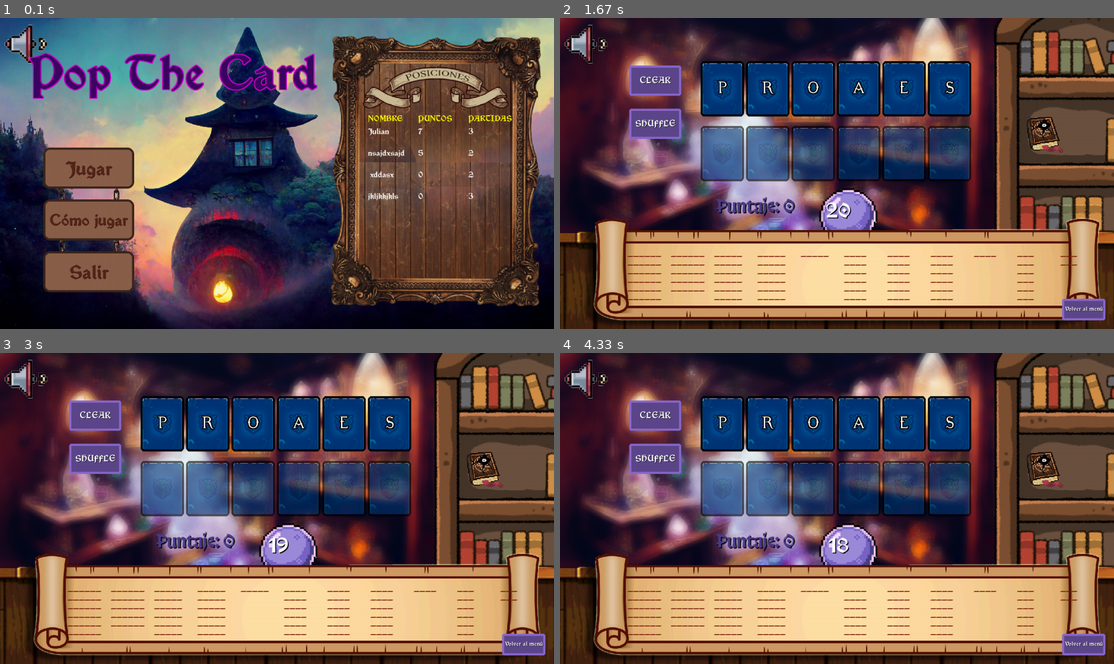
Above: before the commit, frames 1-4 (two rows, left to right).
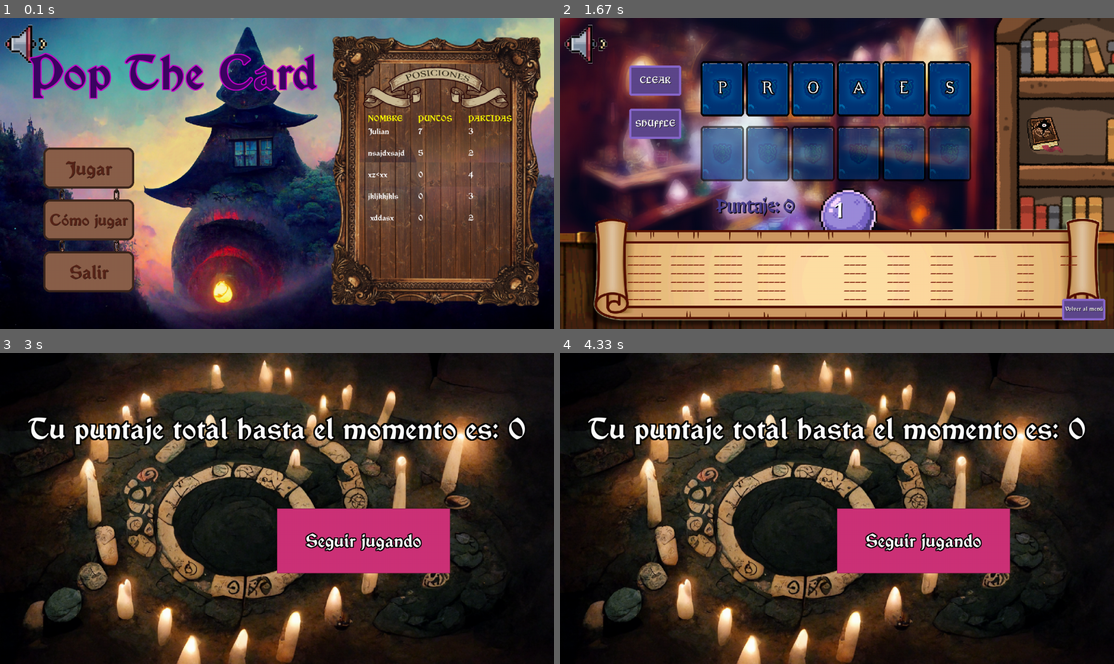
Above: after the commit, the same moments.

Repository: juliancz-a/SP_GRUPO_5_Pygame
Game: pygame game, started from code/main.py
The game is run twice, just before and just after one commit, with the same random seed, the same clock (stepped at 60 frames per second) and the same inputs.
Inputs (mouse positions are in pixels of both pictures, inside the frame that each line leads up to):
- Up to frame 1 (0.1 s): no input
- Up to frame 2 (1.67 s): click "Cómo jugar" at 0.38 s; tap Enter at 0.67 s; press the mouse at (1075, 297) at 1.03 s; move the mouse to (1058, 294) at 1.13 s; release the mouse at (1047, 291) at 1.27 s; click "Jugar" at 1.38 s
- Up to frame 3 (3 s): tap Enter at 1.67, 2.55 s
- Up to frame 4 (4.33 s): tap Enter at 3.98, 4.32 s

The runs differ from the first frame. In frame 1, 0.1% of the frame differs, in the area x 66-86%, y 49-66%; in frame 2, 0.2%; in frame 3, 91%, in the area x 0-100%, y 0-100%; in frame 4, 91%.

Commit message:
assets reconfig v2

Diff:
--- a/code/constantes.py
+++ b/code/constantes.py
@@ -39,27 +39,27 @@
 COMODIN = r"code\data\img\spell_comodin.png"
 COMODIN_HOVER = r"code\data\img\spell_comodin_hover.png"
 CHAINS = r"code\data\img\chains2.png"
+VOLUME_BUTTON = r"code\data\img\volume_button.png"
+VOLUME_MUTE_BUTTON = r"code\data\img\mute_button.png"
 
 MENU_BACKGROUND = r"code\data\img\House 2.png"
-
 PLAY_BACKGROUND_1 = r"code\data\img\play_bg.png"
 PLAY_BACKGROUND_2 = r"code\data\img\play_bg2.png"
 PLAY_BACKGROUND_3 = r"code\data\img\play_bg3.png"
-
 HELP_BACKGROUND = r"code\data\img\Grimoire_blur.jpg"
-
-FINISH_MATCH_BACKGROUND = r"code\data\sound\finishmatch_music.mp3"
+FINISH_MATCH_BACKGROUND = r"code\data\img\Runes 3.png"
 
 # SONIDO
-VOLUME_BUTTON = r"code\data\img\volume_button.png"
-VOLUME_MUTE_BUTTON = r"code\data\img\mute_button.png"
 PRESS_SOUND = r"code\data\sound\press_button.wav"
 PRESS_COMODIN_SOUND = r"code\data\sound\comodin_sound.mp3"
+CARTAS_SOUND = r"code\data\sound\card_click.wav"
+
 MENU_MUSIC = r"code\data\sound\musica_menu.mp3"
 PLAY_MUSIC = r"code\data\sound\play_music.wav"
-CARTAS_SOUND = r"code\data\sound\card_click.wav"
+FINISH_MATCH_MUSIC = r"code\data\sound\finishmatch_music.mp3"
 
-TIEMPO_LIMITE = 20
+#MAX_TIME_MATCH
+TIEMPO_LIMITE = 1
 
 #CONFIG PATH
 SCOREBOARD_PATH = r"code\data\config\scoreboard.csv"
--- a/code/data/config/assets_cfg.py
+++ b/code/data/config/assets_cfg.py
@@ -52,8 +52,7 @@
 MENU_ASSETS = [play_button, help_button, quit_button, menu_title, menu_volume_button, menu_background, menu_chains]
 
 
-# PLAY WINDOW ASSETS
-
+# PLAY SCENE ASSETS
 back_button = {"box": Box((1160,650), (100,50)),
               "colors": ["mediumpurple4", "mediumpurple3", "mediumpurple3"],
               "config": [5, 5],
@@ -76,8 +75,8 @@
 
 join_button = {"box": Box((750,390), (160,70)),
                "colors": ["mediumpurple4", "mediumpurple3", "mediumpurple3"],
-               "config" : [5, 5],
-               "text" : ["¡Unir!", "white", FUENTE_1, 40, True]
+               "config" : [],
+               "text" : []
                }
 
 timer = {"box": Box((618, 420), (50,50)),
@@ -96,16 +95,18 @@
 
 volume_button = {"image" : Image(VOLUME_BUTTON, (10, 10), (100,100))}
 
-background = {"image" : Image(PLAY_BACKGROUND_1, (0,0), (1280,720))}
+play_background = {"image" : Image(PLAY_BACKGROUND_1, (0,0), (1280,720))}
+
+
+PLAY_ASSETS = [back_button, clear_button, shuffle_buton, join_button, timer, score_text, comodin_button, volume_button, play_background]
 
 
 
-PLAY_ASSETS = [back_button, clear_button, shuffle_buton, join_button, timer, score_text, comodin_button, volume_button, background]
-
+#FINISH MATCH SCENE ASSETS
 continue_button = {
                   "box": Box((640, 360), (400,150)),
                   "colors": ["violetred3", "violetred4", "violetred4"],
-                  "config": [],
+                  "config": [1,1],
                   "text": ["Seguir jugando", "white", FUENTE_1, 30, "border", 2, "black", True]
                   }
 
@@ -113,11 +114,20 @@
                   "box": Box( (213, 360), (400,150)),
                   "colors": ["violetred3", "violetred4", "violetred4"],
                   "config": [],
-                  "text": ["Definir puntaje", "white", FUENTE_1, 40, "border", 2, "black", True]
+                  "text": []
                   }
 
-FINISH_MATCH_ASSETS = [continue_button, finish_button]
+score_text = {"box" : Box((230, 100), (400,150)),
+              "colors": [],
+              "config" : [],
+              "text" : []}
 
+finish_match_bg = {"image" : Image(FINISH_MATCH_BACKGROUND, (0,0), (1280,720))}
+
+FINISH_MATCH_ASSETS = [continue_button, finish_button, score_text, finish_match_bg]
+
+
+#SET SCORE SCENE ASSETS
 input_box = {
             "box" : Box((500, 500), (275,50)),
             "colors" : ["white", "grey66", "grey1"],
@@ -136,16 +146,31 @@
 }
 REGISTER_SCORE_ASSETS = [input_box, game_over_title]
 
-
+#HELP SCENE ASSETS
 back_button = {"box": Box((1110,600), (150,100)),
               "colors": ["mediumpurple4", "mediumpurple3", "mediumpurple3"],
               "config": [5, 5],
               "text": ["Volver al menú", "white", FUENTE_1, 40, "shadow", 1, "black", True],
               "interaction" : True
               }
+comodin_img = {"image" : Image (COMODIN, (580, 505), (100, 100)),
+               "interaction" : False
+               }
 
-HELP_ASSETS = [back_button]
+shuffle_img = {"image" : Image (r"code\data\img\shuffle_button.png", (400, 500), (160, 100)),
+                "interaction" : False
+               }
 
+clear_img = {"image" : Image (r"code\data\img\clear_button.png", (690, 500), (160, 100)),
+              "interaction" : False}
+
+help_background = {"image" : Image(HELP_BACKGROUND, (0,0), (1280,720)),
+               "interaction" : False}
+
+HELP_ASSETS = [back_button, comodin_img, shuffle_img, clear_img, help_background]
+
+
+#ALL GAME ASSETS
 game_assets = {
     "menu" : MENU_ASSETS,
     "play" : PLAY_ASSETS,
--- a/code/data/config/scoreboard.csv
+++ b/code/data/config/scoreboard.csv
@@ -1,5 +1,6 @@
 nombre,puntos,partidas
 Julian,7,3
 nsajdxsajd,5,2
+xz<xx,0,4
+jkljkkjkls,0,3
  xddasx,0,2
-jkljkkjkls,0,3
--- a/code/game_states/class_finish_match.py
+++ b/code/game_states/class_finish_match.py
@@ -8,48 +8,47 @@
 class FinishMatch:
     def __init__(self, surface:pygame.Surface, match, score, finish_match_assets) -> None:
         self.surface = surface
-        self.finish_match_assets = finish_match_assets
-
         self.match = match
-        self.background = Image(r"code\data\img\finish_match_bg.png", (0,0), self.surface.get_size())
         self.music = self.set_music()
 
+        self.assets_config = finish_match_assets
+        self.assets = self.init_assets()
+
         self.score = score
-        self.continue_button = self.finish_match_assets[0]["box"]
-        self.finish_button = self.finish_match_assets[1]["box"]
-        self.score_text = Box((230, 100), (400,150))
-
-        self.box_list = [self.continue_button]
-        self.image_list = [self.background]
-
-
-
         self.option = None
 
+    def init_assets(self):
+        assets = {"continue_button" : self.assets_config[0]["box"],
+                  "finish_button" : self.assets_config[1]["box"],
+                  "score_text" : self.assets_config[2]["box"],
+                  "background" : self.assets_config[3]["image"]}
+
+        return assets
+
     def render(self):
-        set_buttons_colors(self.box_list, self.finish_match_assets)
-        self.finish_button.set_color(*self.finish_match_assets[1]["colors"])
+        buttons = [self.assets["continue_button"], self.assets["finish_button"]]
+        set_buttons_colors(buttons, self.assets_config)
 
-        self.score_text.rectangulo.centerx = self.surface.get_width() // 2
+        self.assets["score_text"].rectangulo.centerx = self.surface.get_width() // 2
 
         self.surface.fill("black")
 
-        draw_assets(self.surface, self.box_list, self.image_list, self.finish_match_assets)
+        draw_assets(self.surface, buttons, [self.assets["background"]], self.assets_config)
 
-        if self.match > 1:
-            self.finish_button.draw_box(self.surface)
-            self.finish_button.draw_text(self.surface, "Definir puntaje", "white", FUENTE_1, 30, "border", 2, "black", True)
+        if self.match > 2:
+            self.assets["finish_button"].draw_box(self.surface)
+            self.assets["finish_button"].draw_text(self.surface, "Definir puntaje", "white", FUENTE_1, 30, "border", 2, "black", True)
 
-        self.score_text.draw_text(self.surface, f"Tu puntaje total hasta el momento es: {self.score}", "white", FUENTE_1, 50, "border", 3, "black", True)
+        self.assets["score_text"].draw_text(self.surface, f"Tu puntaje total hasta el momento es: {self.score}", "white", FUENTE_1, 50, "border", 3, "black", True)
 
         pygame.display.update()
 
     def handle_event(self, event):
-        if self.continue_button.interaction(event):
+        if self.assets["continue_button"].interaction(event):
             self.option = 0
 
-        if self.match > 1:
-            if self.finish_button.interaction(event):
+        if self.match > 2:
+            if self.assets["finish_button"].interaction(event):
                 self.option = 1
 
     def update(self):
@@ -65,6 +64,6 @@
 
     def set_music(self):
 
-        pygame.mixer.music.load(FINISH_MATCH_BACKGROUND)
+        pygame.mixer.music.load(FINISH_MATCH_MUSIC)
         pygame.mixer.music.play(-1)
         pygame.mixer.music.set_volume(0.01)
--- a/code/game_states/class_help.py
+++ b/code/game_states/class_help.py
@@ -7,34 +7,37 @@
 class Help:
     def __init__(self, surface, help_assets) -> None:
         self.surface = surface
-        self.help_assets = help_assets
 
-        self.menu_button = self.help_assets[0]["box"]
-        self.background = Image(HELP_BACKGROUND, (0,0), (1280,720))
-
-        self.comodin_button_img = Image (COMODIN, (580, 505), (100, 100))
-        self.shuffle_button_img = Image (r"code\data\img\shuffle_button.png", (400, 500), (160, 100))
-        self.clear_button_img = Image (r"code\data\img\clear_button.png", (690, 500), (160, 100))
-
-        self.box_list  = [self.menu_button]
-        self.image_list = [self.background, self.comodin_button_img, self.clear_button_img, self.shuffle_button_img]
+        self.assets_config = help_assets
+        self.assets = self.init_assets()
 
         self.option = None
 
+    def init_assets(self):
+        assets = {  "menu_button" : self.assets_config[0]["box"],
+                    "comodin_img" : self.assets_config[1]["image"],
+                    "shuffle_img" : self.assets_config[2]["image"],
+                    "clear_img" : self.assets_config[3]["image"],
+                    "help_background" : self.assets_config[4]["image"]
+                  }
+
+        return assets
+
     def render(self):
+        images = [self.assets["comodin_img"], self.assets["shuffle_img"], self.assets["clear_img"], self.assets["help_background"]]
 
-        set_buttons_colors(self.box_list, self.help_assets)
+        set_buttons_colors([self.assets["menu_button"]], self.assets_config)
 
         self.surface.fill("aquamarine4")
 
-        draw_assets(self.surface, self.box_list, self.image_list, self.help_assets)
+        draw_assets(self.surface, [self.assets["menu_button"]], images, self.assets_config)
 
         render_multi_line(self.surface, HELP_TEXT, 620, 10, 150, center_text= True)
 
         pygame.display.update()
 
     def handle_event (self, event):
-        self.option = button_click_event(event, self.help_assets)
+        self.option = button_click_event(event, self.assets_config)
 
     def update(self):
         selection = None
--- a/code/game_states/class_play.py
+++ b/code/game_states/class_play.py
@@ -65,10 +65,9 @@
 
     def render(self):
         images_list = [self.assets["background"], self.assets["comodin_button"], self.assets["volume_button"]]
-        button_list = [self.assets["menu_button"], self.assets["clear_button"], self.assets["shuffle_button"]]
+        button_list = [self.assets["menu_button"], self.assets["clear_button"], self.assets["shuffle_button"], self.assets["join_button"]]
 
         set_buttons_colors(button_list, self.assets_cfg)
-        self.assets["join_button"].set_color("mediumpurple4", "mediumpurple3", "mediumpurple3")
 
         tiempo_transcurrido = (pygame.time.get_ticks() - self.initial_time) // 1000
         tiempo_restante = TIEMPO_LIMITE - tiempo_transcurrido
--- a/code/game_states/class_setscore.py
+++ b/code/game_states/class_setscore.py
@@ -10,7 +10,8 @@
 class SetScore:
     def __init__(self, surface:pygame.Surface, match, score, lista_jugadores, setscore_assets) -> None:
         self.surface = surface
-        self.setscore_assets = setscore_assets
+        self.assets_config = setscore_assets
+        self.assets = self.init_assets()
 
         self.lista_jugadores = lista_jugadores
         self.match = match
@@ -18,11 +19,6 @@
         self.score = score
         self.score_promedio = operacion(score, match, lambda x, y: x // y)
         self.score_text = (f"Tu puntaje total es: {score}\nLa cantidad de partidas jugadas es: {match}\nTu puntaje final es de: {self.score_promedio}")
-
-        self.input_box = self.setscore_assets[0]["box"]
-        self.title = self.setscore_assets[1]["box"]
-
-        self.box_list = [self.input_box, self.title]
 
         self.nickname =  Box((self.input_box.rectangulo.x + 5, self.input_box.rectangulo.y + 2), (200,20))
         self.nickname_text = ""
@@ -36,6 +32,17 @@
 
         self.option = None
         self.activo = False
+
+    def init_assets(self):
+        assets = {
+            "input_box" : self.assets_config[0]["box"],
+            "game_over_title" : self.assets_config[1]["box"],
+            "submit_button" : self.assets_config[2]["box"],
+            "nickname" : self.assets_config[3]["box"],
+            "background" : self.assets_config[4]["image"]
+        }
+
+        return assets
 
     def render(self):
 
--- a/code/game_tools/draw_functions.py
+++ b/code/game_tools/draw_functions.py
@@ -8,7 +8,7 @@
 
 def draw_boxes(surface, button_list:list[Box], lista_cfg):
     for i in range(len(button_list)):
-        if len(lista_cfg[i]["colors"]) > 0:
+        if len(lista_cfg[i]["config"]) > 0:
             button_list[i].draw_box(surface, *lista_cfg[i]["config"])
 
 def draw_boxes_text(surface, button_list, lista_cfg):
